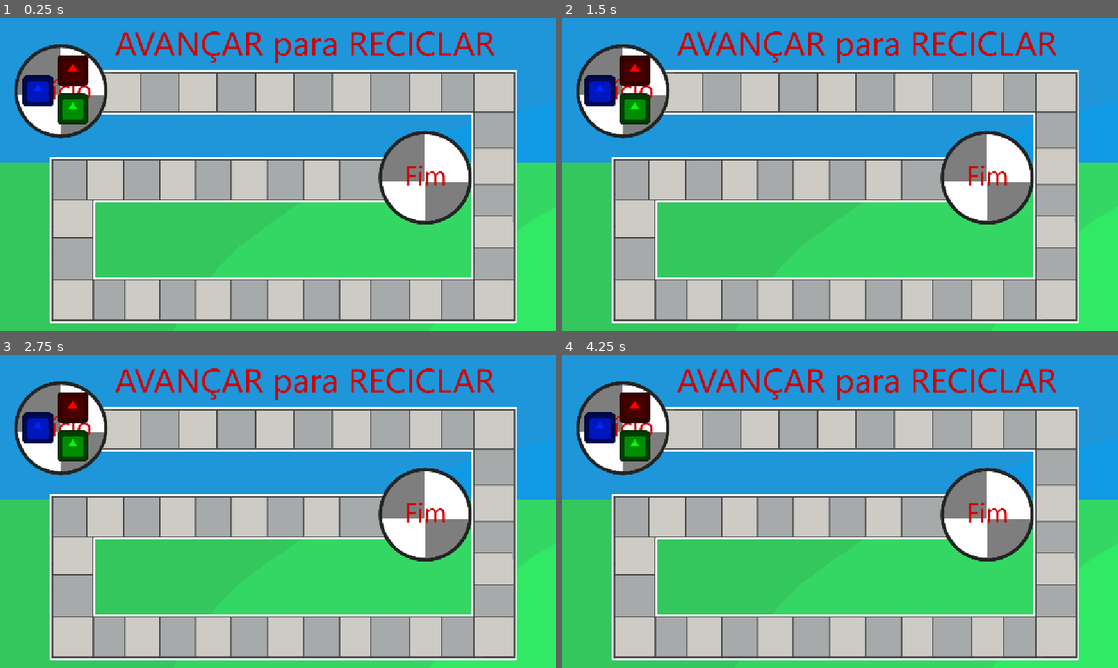
Above: before the commit, frames 1-4 (two rows, left to right).
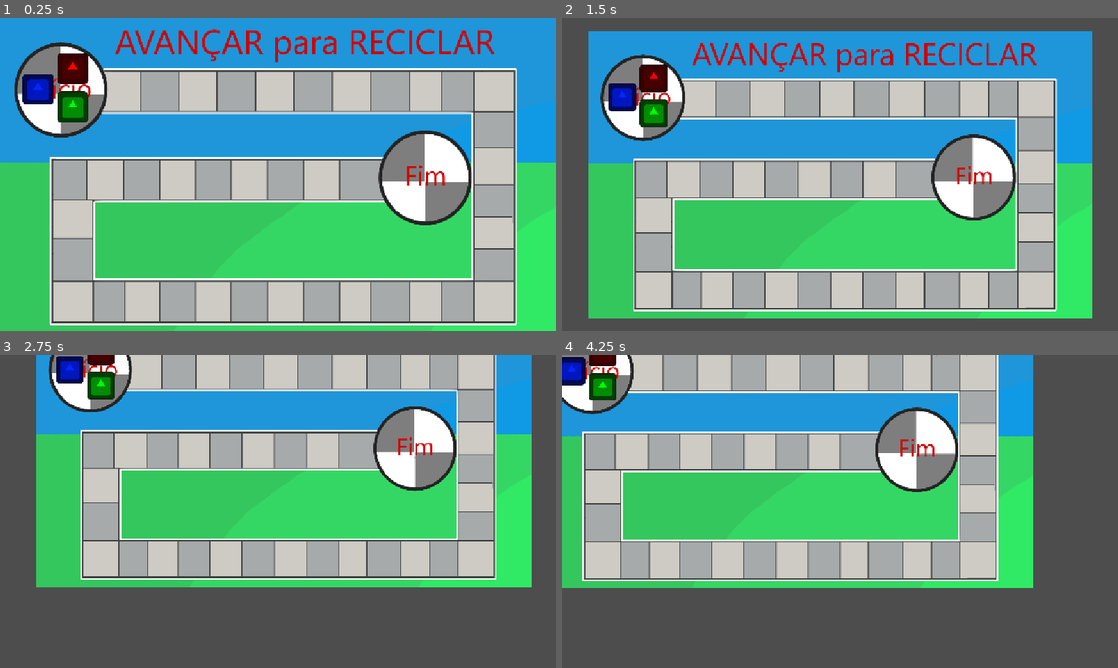
Above: after the commit, the same moments.

Repository: LitheFulminare/avancar-para-reciclar-XP5
Game: Godot game, scene res://Scenes/Game/game_scene.tscn
Same seed, same stepped clock (60 frames per second), same inputs: the game is played once before the commit and once after it. The engine's default icon, where the game draws it, is replaced by a stand-in: a white triangle on a blue panel in a dark square.
Inputs (mouse positions are in pixels of both pictures, inside the frame that each line leads up to):
- Up to frame 1 (0.25 s): no input
- Up to frame 2 (1.5 s): tap Enter at 0.5 s; move the mouse to (962, 158) at 0.52 s; tap Mouse wheel up (Camera zoom in, bound only after the commit) at 0.6 s; tap Mouse wheel down (Camera zoom out, bound only after the com… at 0.8, 1.35 s; move the mouse to (728, 190) at 1.27 s
- Up to frame 3 (2.75 s): tap S (Move camera down, bound only after the commit) at 1.55 s; move the mouse to (333, 442) at 2.02 s; hold S (Move camera down, bound only after the commit) from 2.03 s (still down); tap A (Move camera left, bound only after the commit) at 2.3 s
- Up to frame 4 (4.25 s): move the mouse to (812, 574) at 2.77 s; release S (Move camera down, bound only after the commit) at 2.78 s; tap A (Move camera left, bound only after the commit) at 2.85 s; tap D (Move camera right, bound only after the commit) at 3.05 s; tap Space (Confirm) at 3.5 s; move the mouse to (1006, 558) at 3.52 s; hold D (Move camera right, bound only after the commit) from 3.53 s (still down); tap W (Move camera up, bound only after the commit) at 3.8 s

The runs differ from the first frame. In frame 1, 7.6% of the frame differs, in the area x 2-93%, y 3-99%; in frame 2, 50%; in frame 3, 88%; in frame 4, 89%, in the area x 0-100%, y 0-100%.

Commit message:
camera zoom in/out, move around with keyboard

Diff:
--- a/avancar para reciclar/Scenes/Game/game_scene.tscn
+++ b/avancar para reciclar/Scenes/Game/game_scene.tscn
@@ -7,6 +7,7 @@
 [ext_resource type="Script" uid="uid://ciduw2o807kd3" path="res://Scripts/Managers/question resource manager.gd" id="3_u63k7"]
 [ext_resource type="PackedScene" uid="uid://3er41vmhjoi4" path="res://Scenes/Map Elements/Square.tscn" id="4_7r8ec"]
 [ext_resource type="Resource" uid="uid://deauvaioy08lj" path="res://Resources/Map Elements/Squares/Collect trash.tres" id="6_m6pt0"]
+[ext_resource type="Script" uid="uid://cove0us1segek" path="res://Scripts/Map elements/camera drag and zoom.gd" id="8_wsift"]
 
 [node name="Game scene" type="Node2D"]
 
@@ -24,8 +25,8 @@
 [node name="Background" type="Node" parent="."]
 
 [node name="BG sprite" type="Sprite2D" parent="Background"]
-position = Vector2(576, 324)
-scale = Vector2(0.6, 0.6)
+position = Vector2(576, 328)
+scale = Vector2(0.6, 0.607407)
 texture = ExtResource("2_c53t7")
 
 [node name="Players" type="Node" parent="."]
@@ -169,4 +170,5 @@
 position = Vector2(743, 337)
 
 [node name="Camera2D" type="Camera2D" parent="."]
-anchor_mode = 0
+position = Vector2(576, 328)
+script = ExtResource("8_wsift")
--- /dev/null
+++ b/avancar para reciclar/Scripts/Map elements/camera drag and zoom.gd
@@ -0,0 +1,30 @@
+extends Camera2D
+
+var zoom_target: Vector2
+
+func _ready() -> void:
+	zoom_target = zoom
+
+func _process(delta: float) -> void:
+	zoom_with_mouse(delta)
+	move_with_keyboard(delta)
+
+
+func zoom_with_mouse(delta: float) -> void:
+	if Input.is_action_just_pressed("Camera zoom in"):
+		zoom_target *= 1.1
+
+	if Input.is_action_just_pressed("Camera zoom out"):
+		zoom_target *= 0.9
+
+	zoom = zoom.slerp(zoom_target, 12 * delta)
+
+func move_with_keyboard(delta: float) -> void:
+	if Input.is_action_pressed("Move camera up"):
+		global_position.y -= 200 * delta
+	if Input.is_action_pressed("Move camera down"):
+		global_position.y += 200 * delta
+	if Input.is_action_pressed("Move camera left"):
+		global_position.x -= 200 * delta
+	if Input.is_action_pressed("Move camera right"):
+		global_position.x += 200 * delta
--- a/avancar para reciclar/project.godot
+++ b/avancar para reciclar/project.godot
@@ -35,6 +35,40 @@
 , Object(InputEventKey,"resource_local_to_scene":false,"resource_name":"","device":-1,"window_id":0,"alt_pressed":false …(186 unchanged characters)…
 ]
 }
+"Camera zoom in"={
+"deadzone": 0.2,
+"events": [Object(InputEventMouseButton,"resource_local_to_scene":false,"resource_name":"","device":-1,"window_id":0,"alt_pressed":false,"shift_pressed":false,"ctrl_pressed":false,"meta_pressed":false,"button_mask":8,"position":Vector2(237, 11),"global_position":Vector2(246, 59),"factor":1.0,"button_index":4,"canceled":false,"pressed":true,"double_click":false,"script":null)
+]
+}
+"Camera zoom out"={
+"deadzone": 0.2,
+"events": [Object(InputEventMouseButton,"resource_local_to_scene":false,"resource_name":"","device":-1,"window_id":0,"alt_pressed":false,"shift_pressed":false,"ctrl_pressed":false,"meta_pressed":false,"button_mask":16,"position":Vector2(131, 20),"global_position":Vector2(140, 68),"factor":1.0,"button_index":5,"canceled":false,"pressed":true,"double_click":false,"script":null)
+]
+}
+"Move camera up"={
+"deadzone": 0.2,
+"events": [Object(InputEventKey,"resource_local_to_scene":false,"resource_name":"","device":-1,"window_id":0,"alt_pressed":false,"shift_pressed":false,"ctrl_pressed":false,"meta_pressed":false,"pressed":false,"keycode":0,"physical_keycode":87,"key_label":0,"unicode":119,"location":0,"echo":false,"script":null)
+, Object(InputEventKey,"resource_local_to_scene":false,"resource_name":"","device":-1,"window_id":0,"alt_pressed":false,"shift_pressed":false,"ctrl_pressed":false,"meta_pressed":false,"pressed":false,"keycode":0,"physical_keycode":4194320,"key_label":0,"unicode":0,"location":0,"echo":false,"script":null)
+]
+}
+"Move camera left"={
+"deadzone": 0.2,
+"events": [Object(InputEventKey,"resource_local_to_scene":false,"resource_name":"","device":-1,"window_id":0,"alt_pressed":false,"shift_pressed":false,"ctrl_pressed":false,"meta_pressed":false,"pressed":false,"keycode":0,"physical_keycode":65,"key_label":0,"unicode":97,"location":0,"echo":false,"script":null)
+, Object(InputEventKey,"resource_local_to_scene":false,"resource_name":"","device":-1,"window_id":0,"alt_pressed":false,"shift_pressed":false,"ctrl_pressed":false,"meta_pressed":false,"pressed":false,"keycode":0,"physical_keycode":4194319,"key_label":0,"unicode":0,"location":0,"echo":false,"script":null)
+]
+}
+"Move camera down"={
+"deadzone": 0.2,
+"events": [Object(InputEventKey,"resource_local_to_scene":false,"resource_name":"","device":-1,"window_id":0,"alt_pressed":false,"shift_pressed":false,"ctrl_pressed":false,"meta_pressed":false,"pressed":false,"keycode":0,"physical_keycode":83,"key_label":0,"unicode":115,"location":0,"echo":false,"script":null)
+, Object(InputEventKey,"resource_local_to_scene":false,"resource_name":"","device":-1,"window_id":0,"alt_pressed":false,"shift_pressed":false,"ctrl_pressed":false,"meta_pressed":false,"pressed":false,"keycode":0,"physical_keycode":4194322,"key_label":0,"unicode":0,"location":0,"echo":false,"script":null)
+]
+}
+"Move camera right"={
+"deadzone": 0.2,
+"events": [Object(InputEventKey,"resource_local_to_scene":false,"resource_name":"","device":-1,"window_id":0,"alt_pressed":false,"shift_pressed":false,"ctrl_pressed":false,"meta_pressed":false,"pressed":false,"keycode":0,"physical_keycode":68,"key_label":0,"unicode":100,"location":0,"echo":false,"script":null)
+, Object(InputEventKey,"resource_local_to_scene":false,"resource_name":"","device":-1,"window_id":0,"alt_pressed":false,"shift_pressed":false,"ctrl_pressed":false,"meta_pressed":false,"pressed":false,"keycode":0,"physical_keycode":4194321,"key_label":0,"unicode":0,"location":0,"echo":false,"script":null)
+]
+}
 
 [rendering]
 
Binary file added: avancar para reciclar/Assets/Sprites/Map/mapa placeholder 2.png
Not shown, added: avancar para reciclar/Assets/Sprites/Map/mapa placeholder 2.png.import
Not shown: 1 places in avancar para reciclar/Scenes/Game/game_scene.tscn that only renumber resources
Not shown, added: avancar para reciclar/Scripts/Map elements/camera drag and zoom.gd.uid
